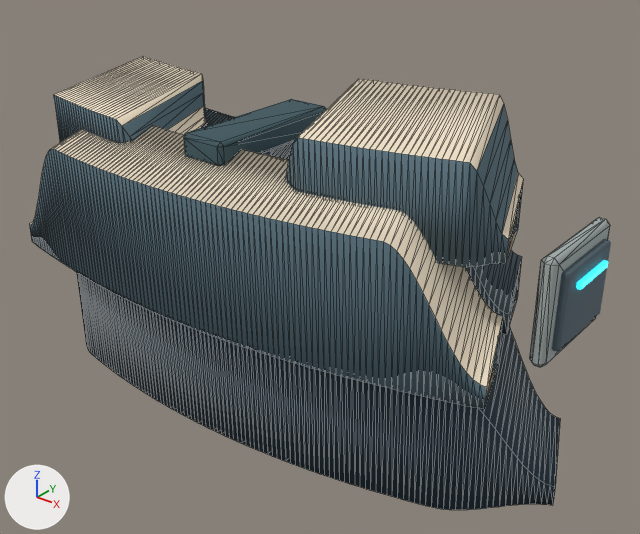
The glTF model space-battleship/assets/planets/facilities_v9/equipment.glb as it was, and as the next commit left it.
Before and after are seen from a camera (50 mm lens) standing at (3.07, -3.14, 2.58) and looking at (0.47, 0.11, 0.56). Arrows for +X, +Y and +Z are at lower left; the lights stay in place. The first picture is the older version. Mesh edges are drawn as thin lines on the coarser meshes. Where no turn or scale is listed for an object, it has been applied to the vertices.

The first picture shows 'Manufacturing curved load root', 'Manufacturing inner curved wall', 'Manufacturing outer curved wall', 'Manufacturing recessed terminal door', 'Manufacturing terminal beveled gate frame', 'Stepped curved fabrication roof', 'Stepped curved fabrication roof.001', 'Suspended gantry travel bridge' and 1 more.
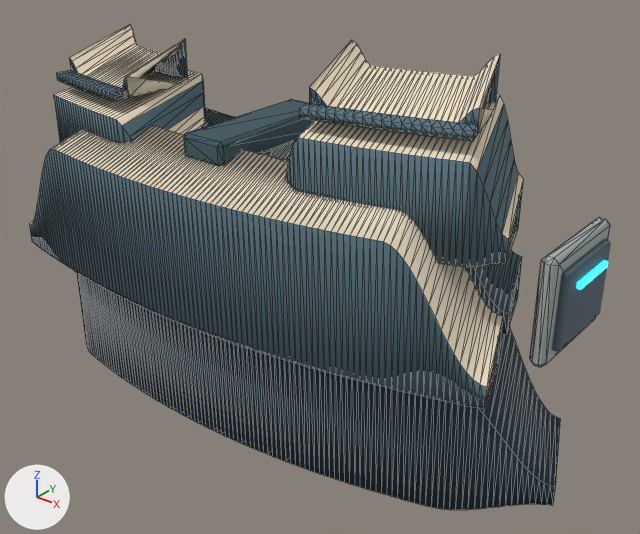
Pixel boxes [x1, y1, x2, y2] of what changed, in the pictures (640 x 534 px):
'Inset fabrication roof plate.001', added: after [309, 40, 500, 135]
    faces in mat_lit_ivory_armor_facets (beige #f3e5cb): [310, 40, 500, 134]
    faces in mat_recessed_slate_armor_flanks (cyan #59737e): [309, 56, 500, 135]
'Inset fabrication roof plate', added: after [69, 24, 188, 98]
    faces in mat_lit_ivory_armor_facets (beige #f3e5cb): [69, 24, 184, 98]
    faces in mat_recessed_slate_armor_flanks (cyan #59737e): [69, 39, 188, 98]
'Fabrication roof outer shadow reveal.001', added (cyan): after [299, 103, 477, 141]
'Fabrication roof outer shadow reveal', added (cyan): after [56, 70, 127, 101]

What the commit changed:
Mesh me_inset_fabrication_roof_plate_001 is new.
It has 112 vertices, 220 faces and spans x 0.672..1.445, y -0.287..0.245, z 1.52..1.76.
Faces by material slot: [56, 164].
It uses material mat_lit_ivory_armor_facets (beige #f3e5cb).
It uses material mat_recessed_slate_armor_flanks (cyan #59737e).
Mesh me_inset_fabrication_roof_plate is new.
It has 100 vertices, 196 faces and spans x -0.972..-0.374, y -0.327..0.129, z 1.4..1.64.
Faces by material slot: [50, 146].
It uses material mat_lit_ivory_armor_facets (beige #f3e5cb).
It uses material mat_recessed_slate_armor_flanks (cyan #59737e).
Mesh me_fabrication_roof_outer_shadow_reveal_001 is new.
It has 76 vertices, 144 faces and spans x 0.731..1.471, y -0.371..-0.111, z 1.52..1.56.
It uses material mat_recessed_slate_armor_flanks (cyan #59737e).
Mesh me_fabrication_roof_outer_shadow_reveal is new.
It has 68 vertices, 128 faces and spans x -0.99..-0.407, y -0.412..-0.238, z 1.4..1.44.
It uses material mat_recessed_slate_armor_flanks (cyan #59737e).
Object 'Inset fabrication roof plate.001' (ob_inset_fabrication_roof_plate_001) is new; it shows me_inset_fabrication_roof_plate_001.
Its location is (0.0, 0.0, 0.0).
Object 'Inset fabrication roof plate' (ob_inset_fabrication_roof_plate) is new; it shows me_inset_fabrication_roof_plate.
Its location is (0.0, 0.0, 0.0).
Object 'Fabrication roof outer shadow reveal.001' (ob_fabrication_roof_outer_shadow_reveal_001) is new; it shows me_fabrication_roof_outer_shadow_reveal_001.
Its location is (0.0, 0.0, 0.0).
Object 'Fabrication roof outer shadow reveal' (ob_fabrication_roof_outer_shadow_reveal) is new; it shows me_fabrication_roof_outer_shadow_reveal.
Its location is (0.0, 0.0, 0.0).
